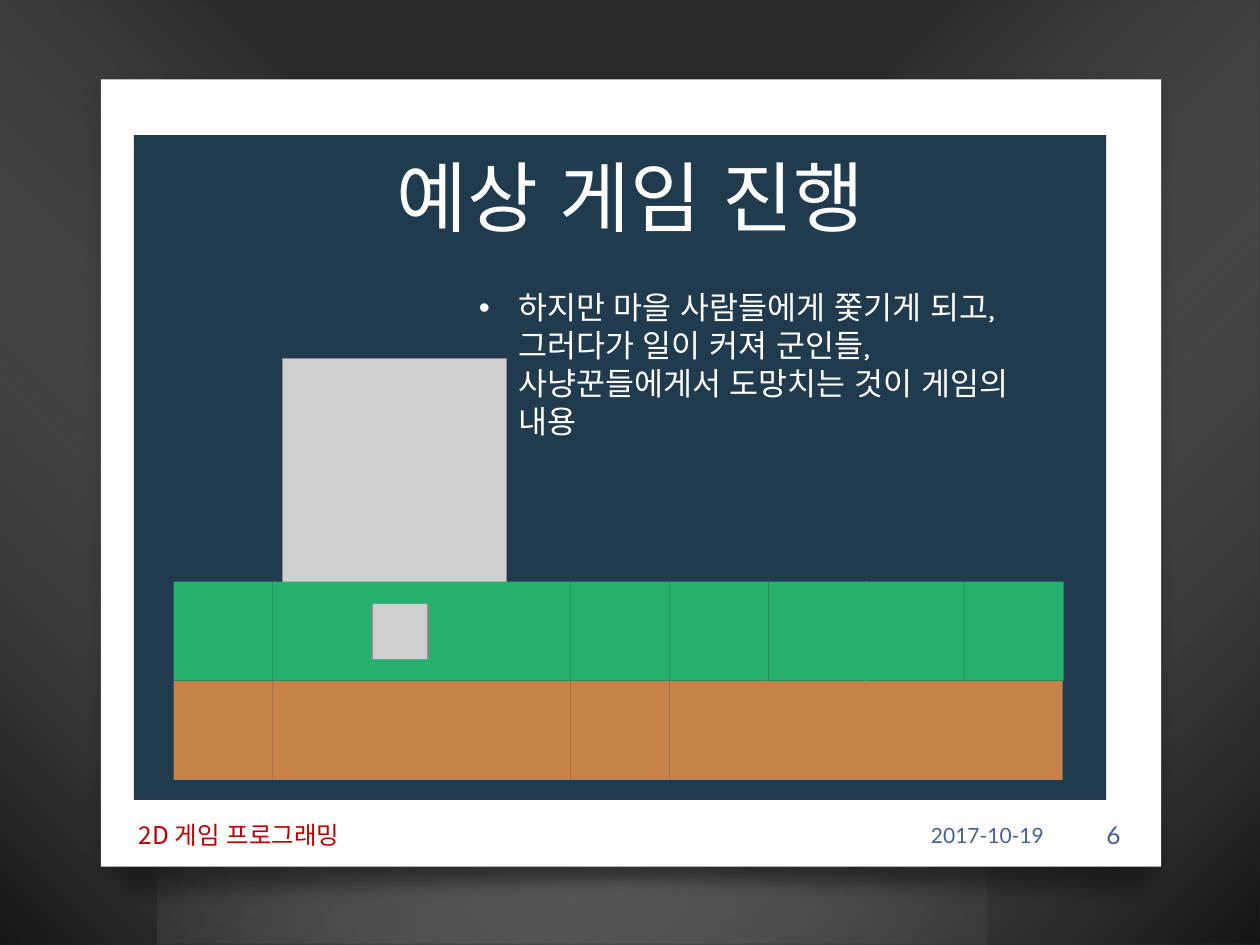
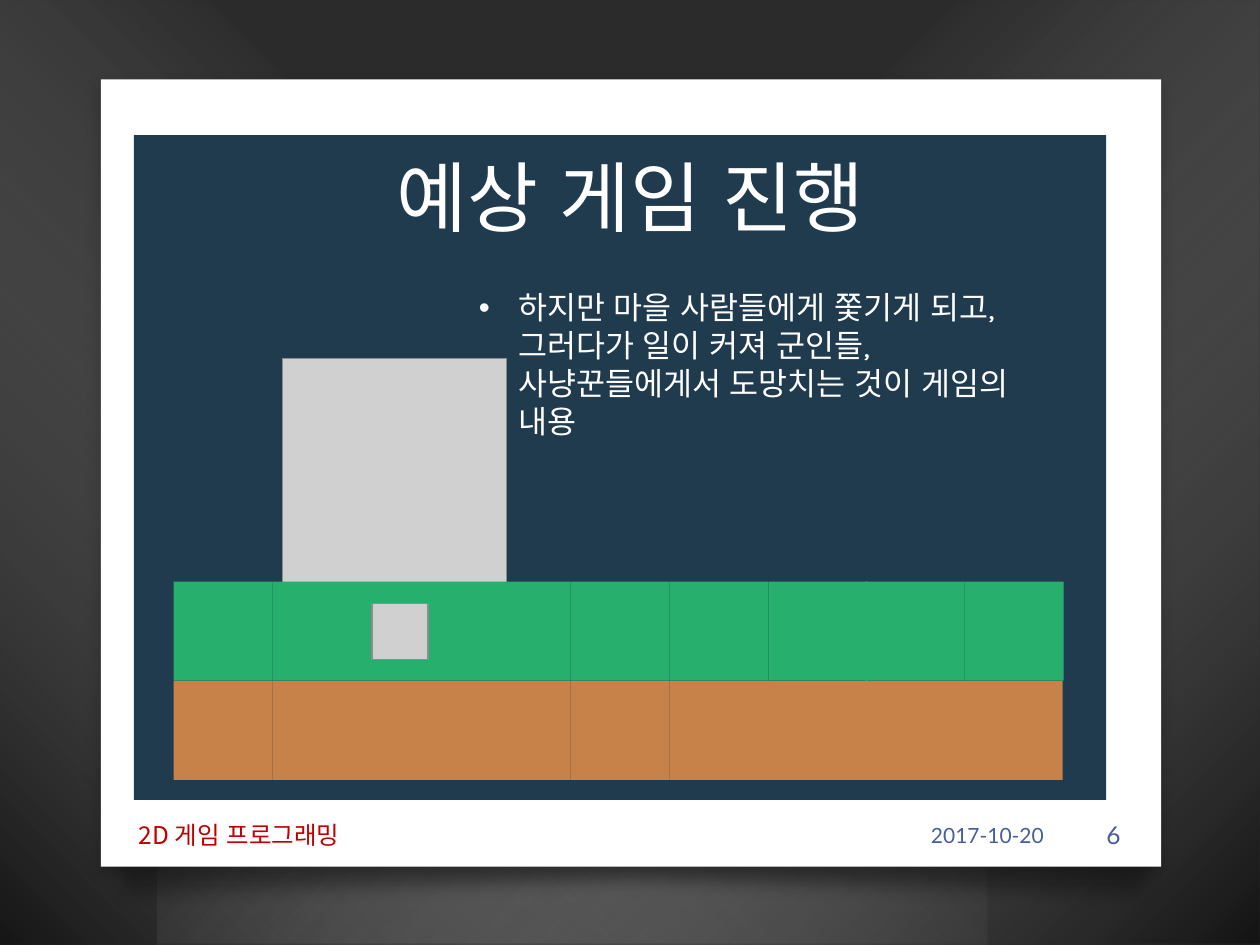
Before and after one commit to iconstudio/2017-Platformer, a slide deck: slide 6 of slides/2016180042_진윤성_2DGP_1차발표.pptx. Drawn at 1260x945 pixels with LibreOffice and Linux fonts; fonts in the diff are those of the drawing; grey boxes stand for pictures; background and template pictures are left out; a plain dark background stands for a picture behind light text. Boxes give left, top, right and bottom in pixels: in the first picture for what was removed or moved away, otherwise in the second. Text is boxed around its words. In the diff, an @@ line names an element or a change of style, - is before the commit and + after.

```diff
--- a/slides/2016180042_진윤성_2DGP_1차발표.pptx
+++ b/slides/2016180042_진윤성_2DGP_1차발표.pptx
@@ text at (931, 828, 1044, 843): text changed @@
-2017-10-19
+2017-10-20
```
Also in this commit, not shown: 11 other slides changed, 2 other files.
